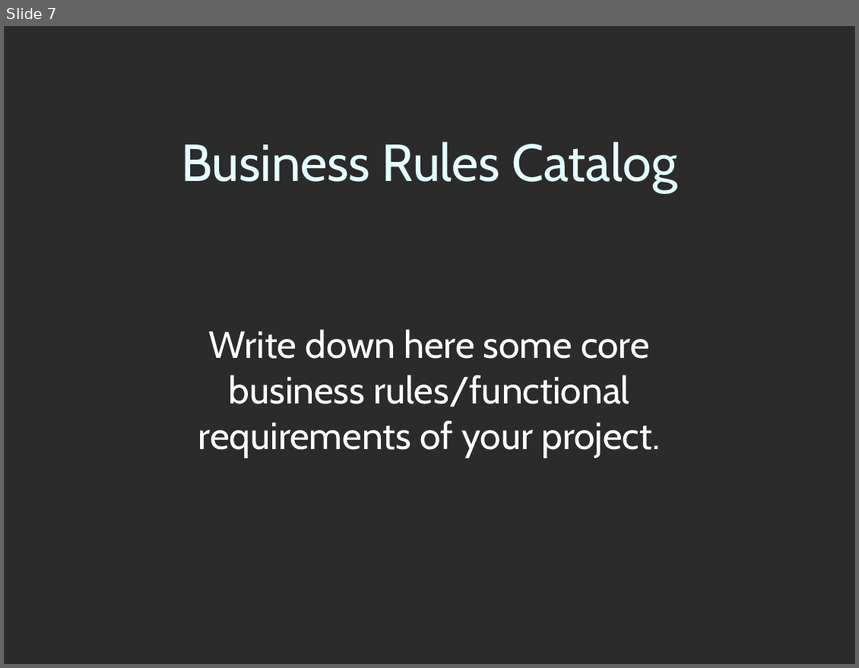
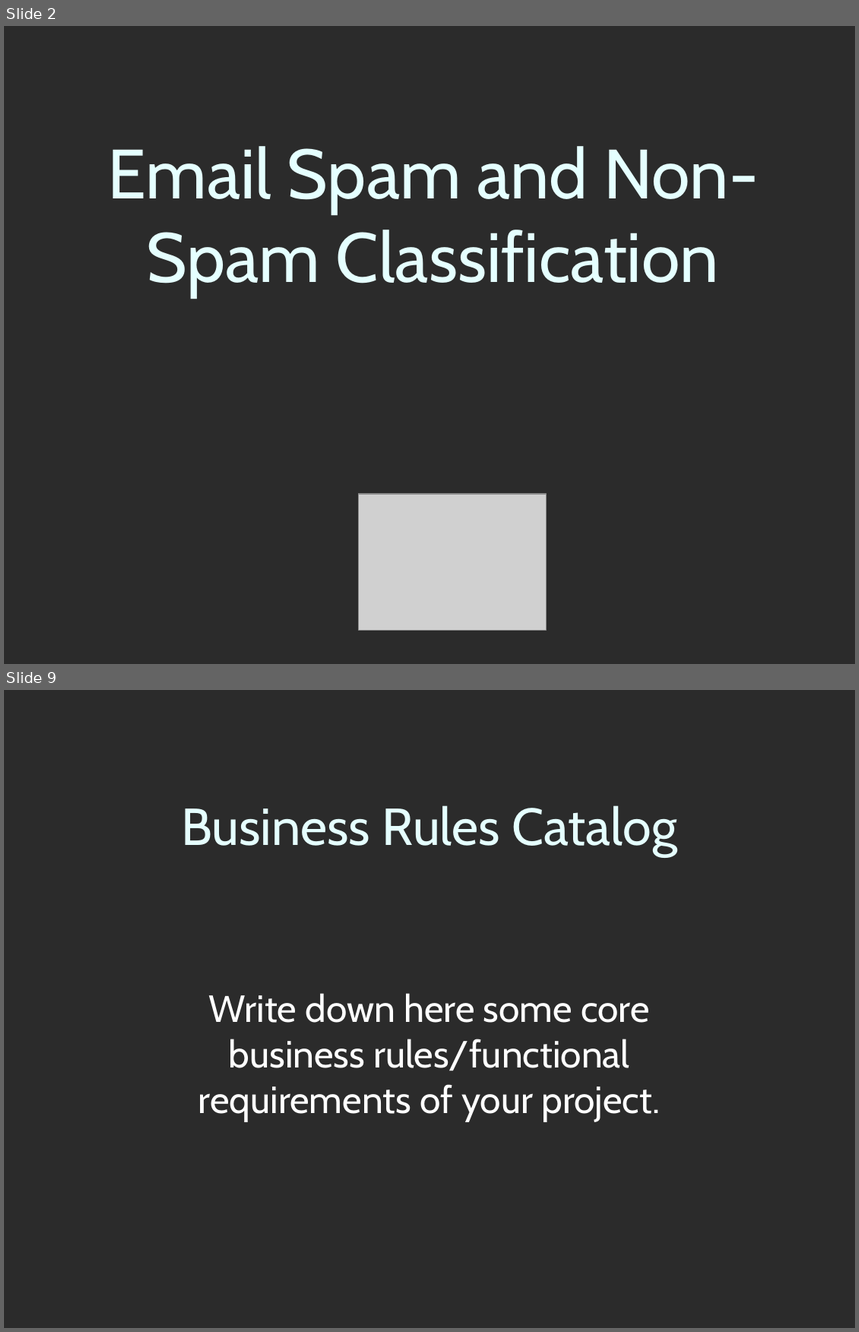
Before and after one commit to alihussainia/Spam-Email-Classification-Project, a slide deck: CS619_Project/FinalDeliverables/3-SamplePresentation.ppt. Shown one above the other, each under a label of ours: slide 7 before the commit, slides 2 and 9 after it; the slides between them are not shown. The pictures are 859x668 and 859x1332 pixels, drawn with LibreOffice and Linux fonts; fonts in the diff are those of the drawing; grey boxes stand for pictures; background and template pictures are left out; a plain dark background stands for a picture behind light text. Boxes give left, top, right and bottom in pixels: in the first picture for what was removed or moved away, otherwise in the second. Text is boxed around its words. In the diff, an @@ line names an element or a change of style, - is before the commit and + after.

```diff
--- a/CS619_Project/FinalDeliverables/3-SamplePresentation.ppt
+++ b/CS619_Project/FinalDeliverables/3-SamplePresentation.ppt
@@ slide 2 added at (4,26,855,664), background picture (left out) @@
@@ text added at (108,146,759,297), 59 pt, text #E5FFFF @@
+Email Spam and Non-Spam Classification
@@ picture added at (359,494,546,630) @@
@@ what was slide 7 is now slide 9 @@
```
Also in this commit, not shown: 6 slides changed, 4 other slides added, 3 slides removed, 1 other file.
